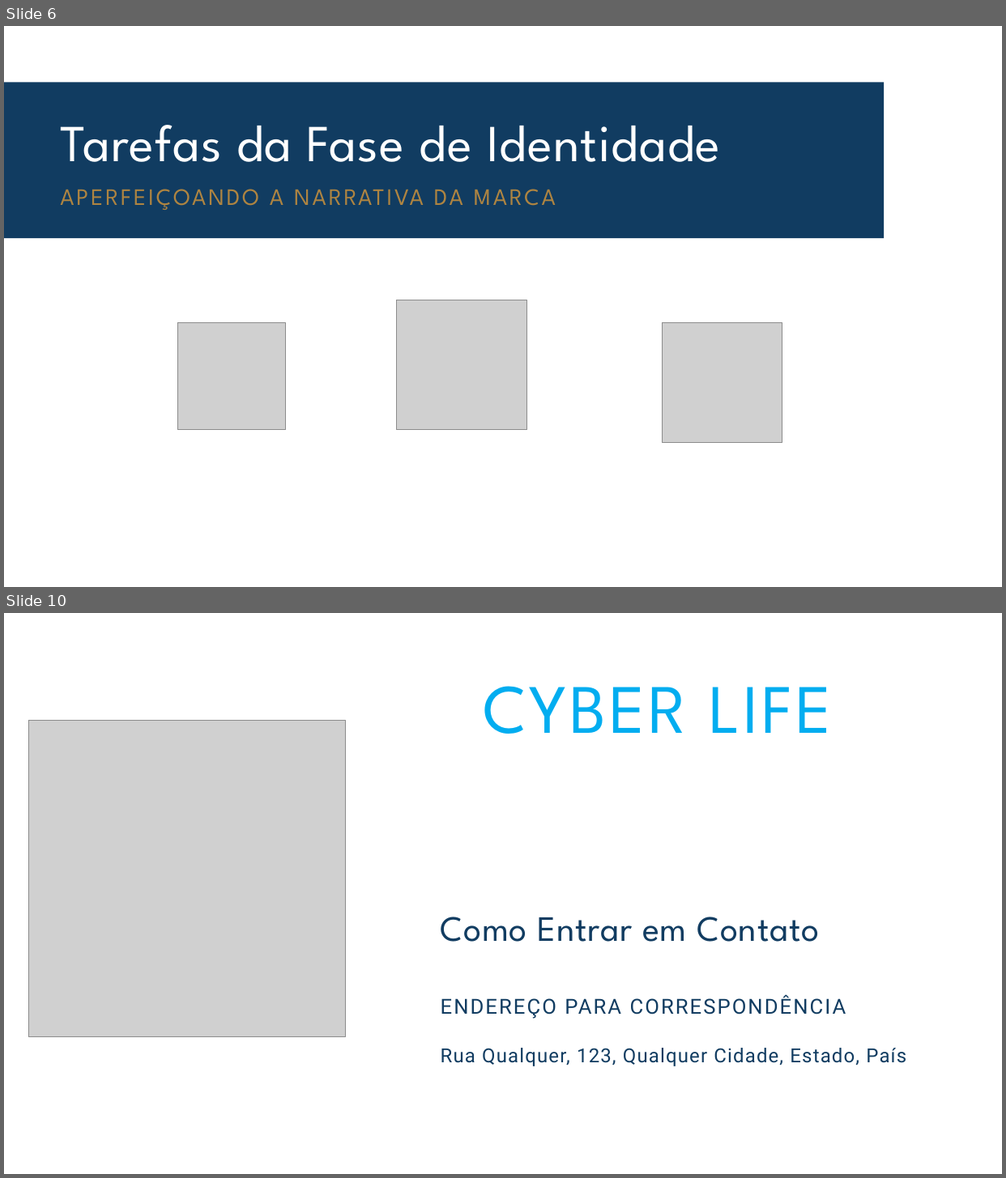
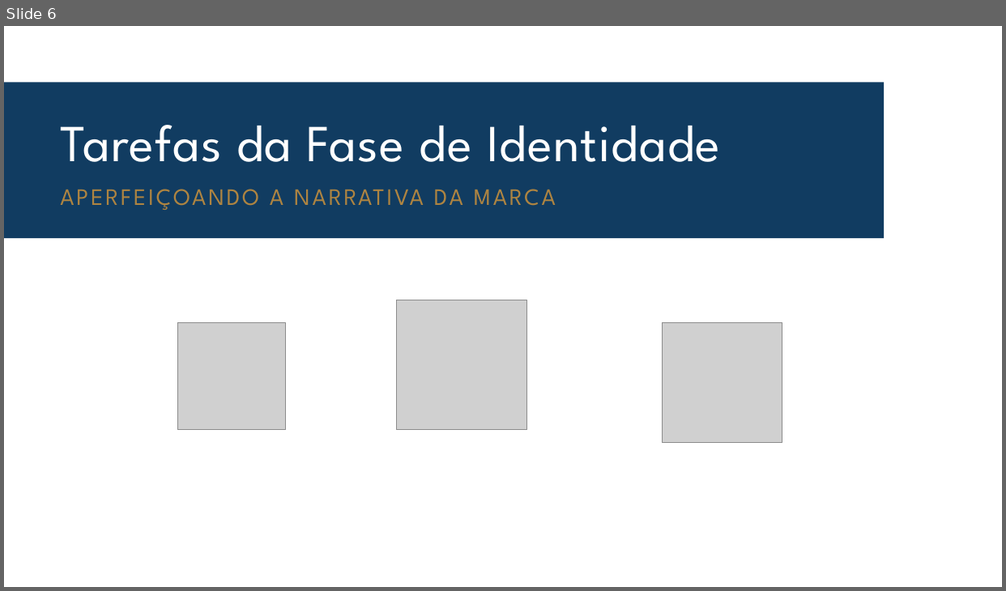
Before and after one commit to dasSouza/CyberLife, a slide deck: documentos/cyber life.pptx. Shown one above the other, each under a label of ours: slides 6 and 10 before the commit, slide 6 after it; the slides between them are not shown. The pictures are 1006x1178 and 1006x591 pixels, drawn with LibreOffice and Linux fonts; fonts in the diff are those of the drawing; grey boxes stand for pictures. Boxes give left, top, right and bottom in pixels: in the first picture for what was removed or moved away, otherwise in the second. Text is boxed around its words. In the diff, an @@ line names an element or a change of style, - is before the commit and + after.

```diff
--- a/documentos/cyber life.pptx
+++ b/documentos/cyber life.pptx
@@ slide 10 removed at [4, 613, 1002, 1174], background #FFFFFF @@
@@ text removed at [484, 686, 833, 734] @@
-CYBER LIFE
@@ picture removed at [29, 720, 345, 1037] @@
@@ text removed at [441, 917, 820, 942] @@
-Como Entrar em Contato
@@ text removed at [441, 995, 846, 1019] @@
-ENDEREÇO PARA CORRESPONDÊNCIA
@@ text removed at [441, 1048, 906, 1067] @@
-Rua Qualquer, 123, Qualquer Cidade, Estado, País
```
Also in this commit, not shown: 4 slides changed, 3 slides added, 2 other slides removed.
